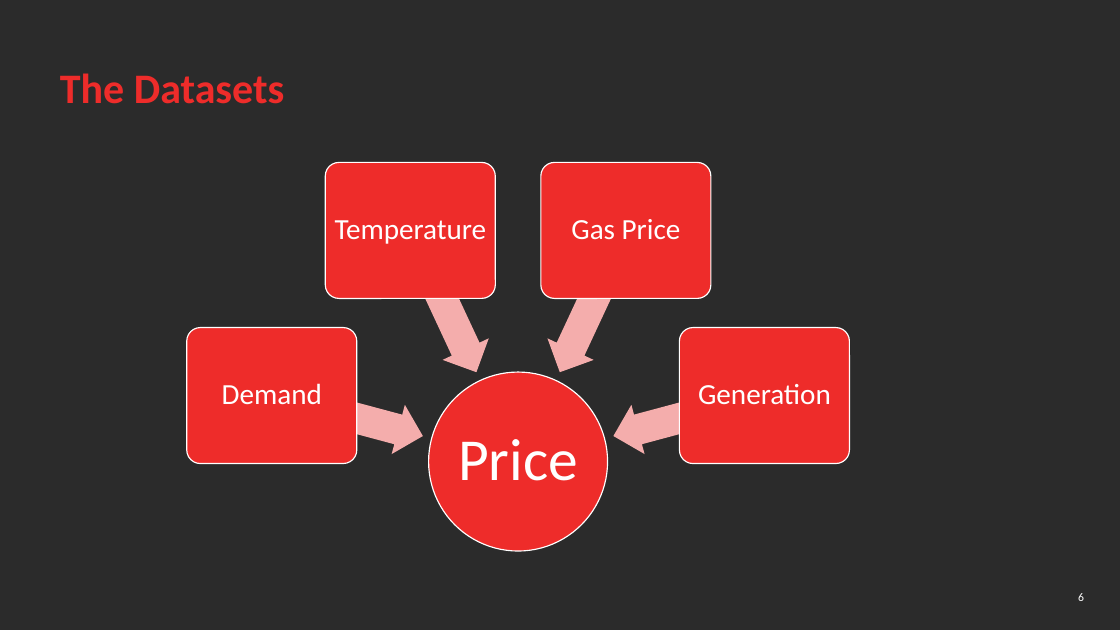
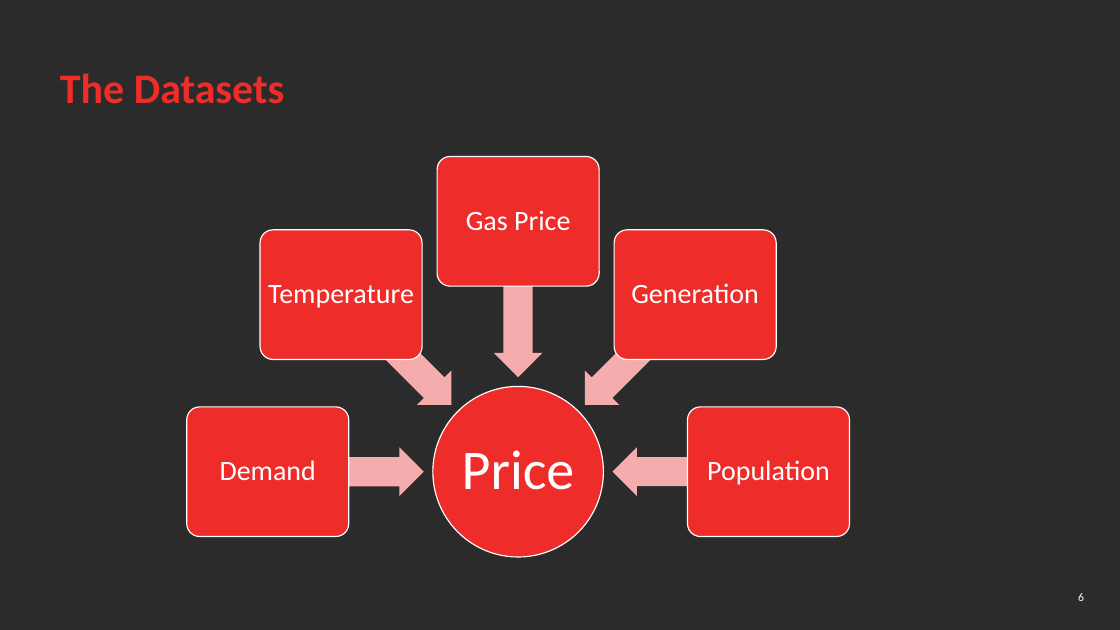
Before and after one commit to jricardobt1/UofC, a slide deck: slide 6 of DATA604/Project/Team Energy Video Presentation.pptx. Drawn at 1120x630 pixels with LibreOffice and Linux fonts; fonts in the diff are those of the drawing; background and template pictures are left out; a plain dark background stands for a picture behind light text. Boxes give left, top, right and bottom in pixels: in the first picture for what was removed or moved away, otherwise in the second. Text is boxed around its words. In the diff, an @@ line names an element or a change of style, - is before the commit and + after.

Commit message:
added population to the diagram

```diff
--- a/DATA604/Project/Team Energy Video Presentation.pptx
+++ b/DATA604/Project/Team Energy Video Presentation.pptx
@@ rounded rectangle: place and size @@
-rounded rectangle at [325, 162, 495, 298]
+rounded rectangle at [437, 156, 599, 286]
@@ text "Gas Price": place and size @@
-text "Gas Price" at [571, 219, 681, 239]
+text "Gas Price" at [466, 210, 570, 230]
@@ rounded rectangle added at [260, 230, 423, 360], fill #EE2C2A, outline #FFFFFF 1 pt @@
@@ text "Temperature": place and size @@
-text "Temperature" at [335, 220, 487, 244]
+text "Temperature" at [268, 285, 414, 308]
@@ left arrow at [494, 221, 543, 377]: rotation 245 to 270 degrees @@
@@ rounded rectangle: place and size @@
-rounded rectangle at [541, 162, 711, 298]
+rounded rectangle at [614, 230, 776, 360]
@@ size 25 to 24 pt in 4 elements at [466, 210, 570, 230], [220, 460, 316, 480], [268, 285, 414, 308], [631, 283, 759, 303] @@
@@ text "Generation": place and size @@
-text "Generation" at [698, 384, 831, 404]
+text "Generation" at [631, 283, 759, 303]
@@ left arrow added at [324, 277, 469, 422], fill #F5ADAD @@
@@ left arrow at [568, 277, 713, 422]: rotation 295 to 315 degrees @@
@@ ellipse: place and size @@
-ellipse at [429, 372, 607, 551]
+ellipse at [433, 386, 603, 557]
@@ rounded rectangle: place and size @@
-rounded rectangle at [187, 328, 356, 464]
+rounded rectangle at [187, 407, 349, 536]
@@ text "Demand": place and size @@
-text "Demand" at [222, 383, 322, 404]
+text "Demand" at [220, 460, 316, 480]
@@ text "Price": place and size @@
-text "Price" at [458, 439, 578, 481]
+text "Price" at [462, 450, 575, 490]
@@ text "Price" at [462, 450, 575, 490]: size 51 to 48 pt; less space between paragraphs @@
@@ rounded rectangle: place and size @@
-rounded rectangle at [680, 328, 849, 464]
+rounded rectangle at [687, 407, 849, 536]
@@ left arrow at [268, 448, 424, 497]: rotation 195 to 180 degrees @@
@@ left arrow at [613, 448, 769, 497]: rotation 345 to 0 degrees @@
@@ text added at [707, 460, 830, 485], 24 pt, text #FFFFFF @@
+Population
```
